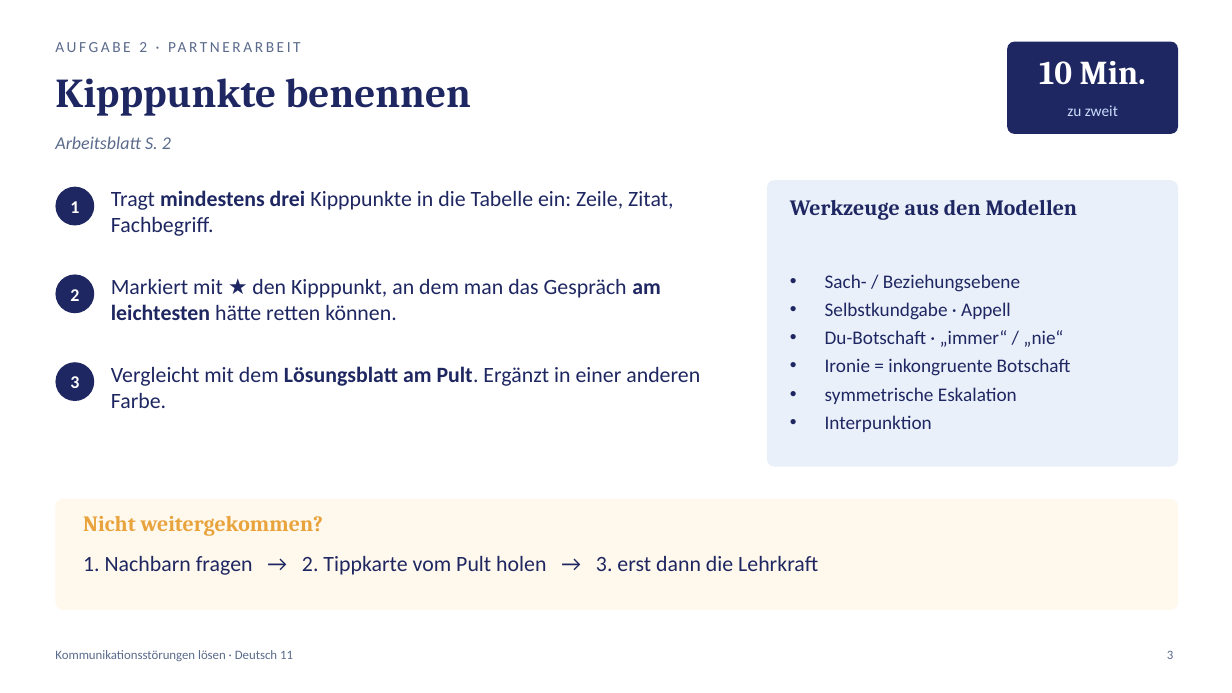
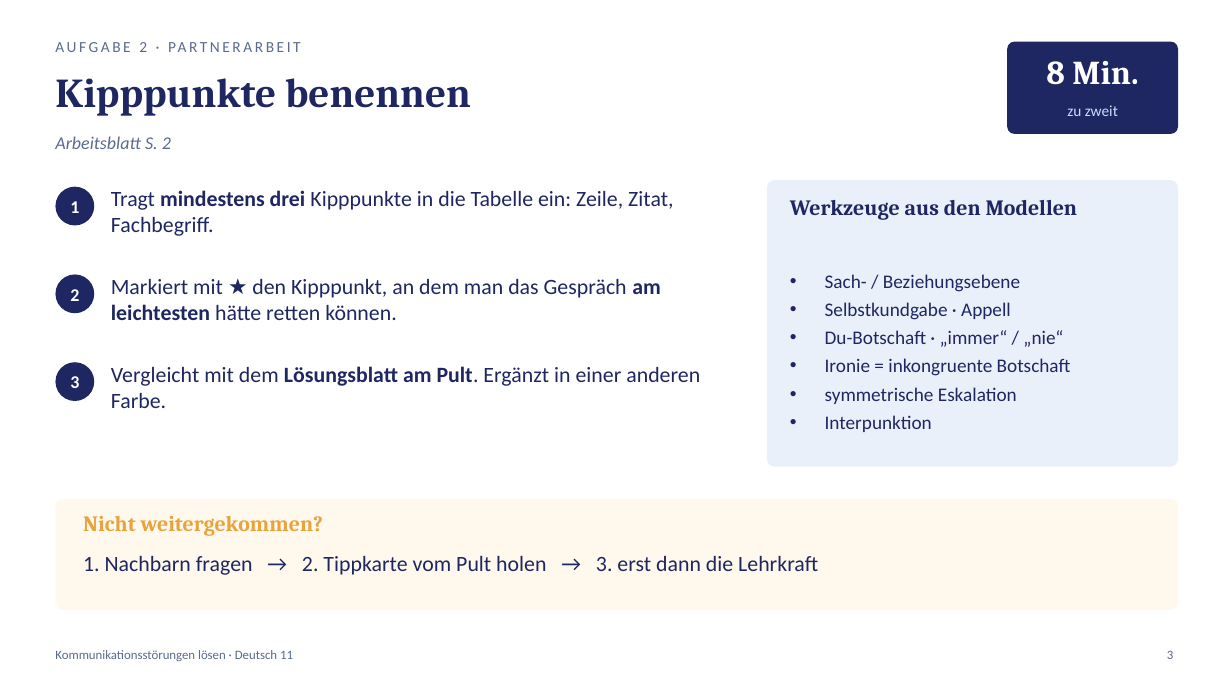
Before and after one commit to golzkonstantin-gif/Schule, a slide deck: slide 3 of Deutsch_11/Kommunikationsstoerungen_loesen/Praesentation_Kommunikationsstoerungen_loesen.pptx. Drawn at 1232x693 pixels with LibreOffice and Linux fonts; fonts in the diff are those of the drawing. Boxes give left, top, right and bottom in pixels: in the first picture for what was removed or moved away, otherwise in the second. Text is boxed around its words. In the diff, an @@ line names an element or a change of style, - is before the commit and + after.

```diff
--- a/Deutsch_11/Kommunikationsstoerungen_loesen/Praesentation_Kommunikationsstoerungen_loesen.pptx
+++ b/Deutsch_11/Kommunikationsstoerungen_loesen/Praesentation_Kommunikationsstoerungen_loesen.pptx
@@ text at (1046, 61, 1138, 85): text changed @@
-10 Min.
+8 Min.
```
Also in this commit, not shown: 3 other slides changed, 2 slides added, 1 slide removed, 8 other files.
